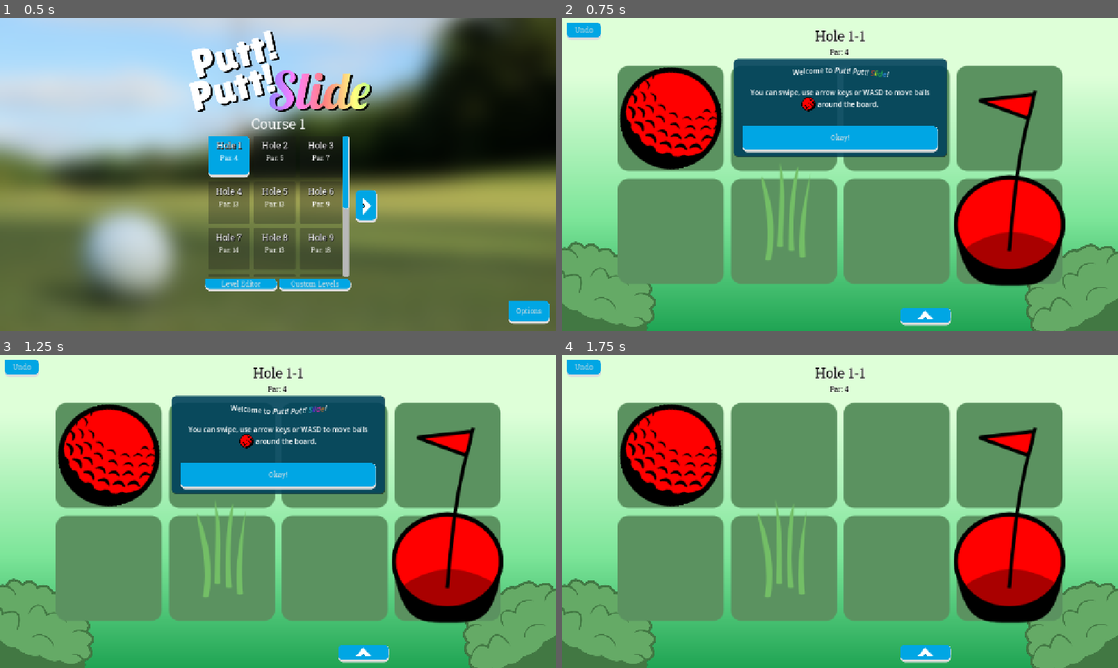
Above: before the commit, frames 1-4 (two rows, left to right).
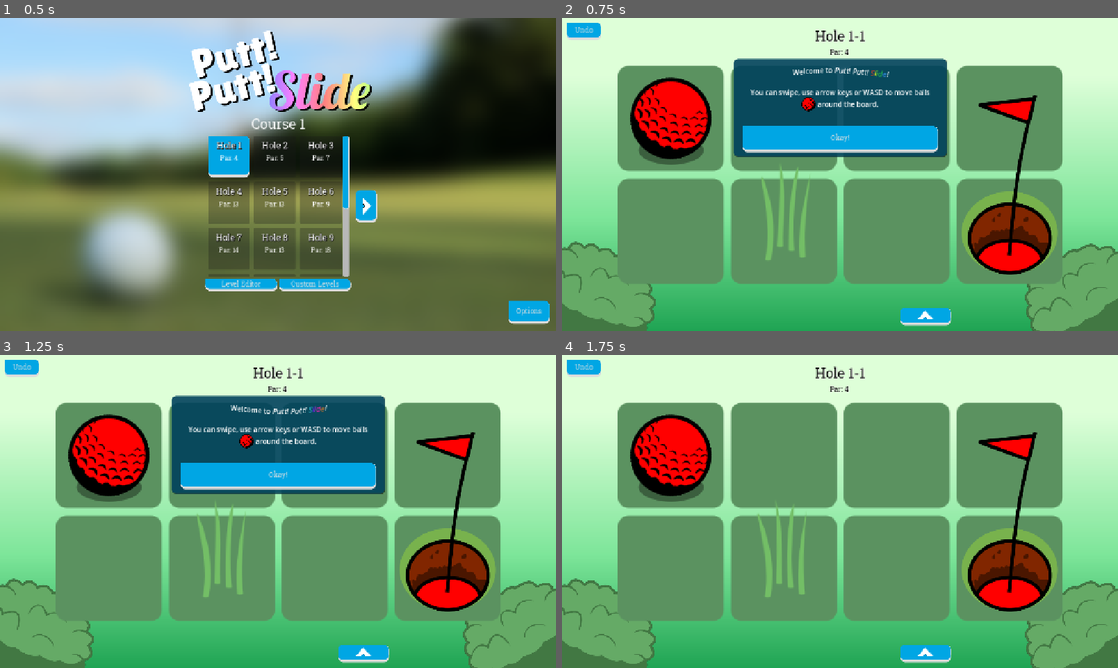
Above: after the commit, the same moments.

Repository: twincannon/GemSlide
Game: Godot game, scene res://scenes/splash_screen.tscn
Same seed, same stepped clock (60 frames per second), same inputs: the game is played once before the commit and once after it. Sound files missing from this copy of the repository are replaced by a short silence.
Inputs (mouse positions are in pixels of both pictures, inside the frame that each line leads up to):
- Up to frame 1 (0.5 s): no input
- Up to frame 2 (0.75 s): click (789, 155) at 0.5 s
- Up to frame 3 (1.25 s): no input
- Up to frame 4 (1.75 s): click "Okay!" at 1.25 s

Frame 1 is identical in both runs. In frame 2, 9.4% of the frame differs, in the area x 10-91%, y 15-86%; in frame 3, 9.4%; in frame 4, 9.4%.

Commit message:
Lots of misc polish

Diff:
--- a/scenes/entities/black_gem.tscn
+++ b/scenes/entities/black_gem.tscn
@@ -1,7 +1,8 @@
-[gd_scene load_steps=3 format=3 uid="uid://o47svojgycl4"]
+[gd_scene load_steps=4 format=3 uid="uid://o47svojgycl4"]
 
-[ext_resource type="Script" path="res://scripts/entities/black_gem.gd" id="1_sn6ji"]
+[ext_resource type="Script" uid="uid://chia1kqdk6eqm" path="res://scripts/entities/black_gem.gd" id="1_sn6ji"]
 [ext_resource type="Texture2D" uid="uid://calgy7y7s8ahy" path="res://assets/art/rock.png" id="2_ruqie"]
+[ext_resource type="Texture2D" uid="uid://dobutktmedt4a" path="res://assets/art/golfball_shadow.png" id="3_j1kfn"]
 
 [node name="Gem" type="Node2D"]
 script = ExtResource("1_sn6ji")
@@ -15,6 +16,7 @@
 [node name="GemSprite" type="Sprite2D" parent="BlockedAnchor/GemSpriteRotAnchor"]
 unique_name_in_owner = true
 z_index = 100
+scale = Vector2(0.8, 0.8)
 texture = ExtResource("2_ruqie")
 
 [node name="ColorblindHelper" type="Sprite2D" parent="."]
@@ -40,3 +42,9 @@
 text = "0,0"
 horizontal_alignment = 1
 metadata/_edit_use_anchors_ = true
+
+[node name="ShadowSprite" type="Sprite2D" parent="."]
+z_index = 99
+position = Vector2(0, 7)
+scale = Vector2(0.8, 0.8)
+texture = ExtResource("3_j1kfn")
--- a/scenes/entities/gem.tscn
+++ b/scenes/entities/gem.tscn
@@ -1,8 +1,9 @@
-[gd_scene load_steps=4 format=3 uid="uid://dxu48am552pd1"]
+[gd_scene load_steps=5 format=3 uid="uid://dxu48am552pd1"]
 
-[ext_resource type="Script" path="res://scripts/entities/gem.gd" id="1_jy8aq"]
+[ext_resource type="Script" uid="uid://dtxn6e5t2eeig" path="res://scripts/entities/gem.gd" id="1_jy8aq"]
 [ext_resource type="Texture2D" uid="uid://vif5nwbt81su" path="res://assets/art/golfball.png" id="2_7klkk"]
 [ext_resource type="PackedScene" uid="uid://cn73bwxkrv5v8" path="res://scenes/components/color_component.tscn" id="3_87hb2"]
+[ext_resource type="Texture2D" uid="uid://dobutktmedt4a" path="res://assets/art/golfball_shadow.png" id="4_oxrsg"]
 
 [node name="Gem" type="Node2D"]
 script = ExtResource("1_jy8aq")
@@ -16,6 +17,7 @@
 [node name="GemSprite" type="Sprite2D" parent="BlockedAnchor/GemSpriteRotAnchor"]
 unique_name_in_owner = true
 z_index = 100
+scale = Vector2(0.8, 0.8)
 texture = ExtResource("2_7klkk")
 
 [node name="ColorblindHelper" type="Sprite2D" parent="."]
@@ -43,3 +45,9 @@
 text = "0,0"
 horizontal_alignment = 1
 metadata/_edit_use_anchors_ = true
+
+[node name="GemShadow" type="Sprite2D" parent="."]
+z_index = 99
+position = Vector2(0, 12.5)
+scale = Vector2(0.7, 0.7)
+texture = ExtResource("4_oxrsg")
--- a/scenes/entities/goal.tscn
+++ b/scenes/entities/goal.tscn
@@ -1,16 +1,18 @@
-[gd_scene load_steps=5 format=3 uid="uid://bw4p6yh1m5eyw"]
+[gd_scene load_steps=6 format=3 uid="uid://bw4p6yh1m5eyw"]
 
-[ext_resource type="Script" path="res://scripts/entities/goal.gd" id="1_x6rxc"]
+[ext_resource type="Script" uid="uid://bip3w81tvwk8c" path="res://scripts/entities/goal.gd" id="1_x6rxc"]
 [ext_resource type="Texture2D" uid="uid://ccbejkpiikuic" path="res://assets/art/goal.png" id="2_0hsrs"]
+[ext_resource type="Texture2D" uid="uid://cr1xlsutokgyt" path="res://assets/art/goal_hole.png" id="2_ak1wi"]
 [ext_resource type="Texture2D" uid="uid://clxnngv3rewhj" path="res://assets/art/goal_flag.png" id="3_cttjw"]
-[ext_resource type="Script" path="res://scripts/components/color_component.gd" id="3_qbm86"]
+[ext_resource type="Script" uid="uid://dbxw0sra31s7w" path="res://scripts/components/color_component.gd" id="3_qbm86"]
 
 [node name="Goal" type="Node2D"]
 script = ExtResource("1_x6rxc")
 
 [node name="GoalSprite" type="Sprite2D" parent="."]
 z_index = 80
-texture = ExtResource("2_0hsrs")
+scale = Vector2(0.5, 0.5)
+texture = ExtResource("2_ak1wi")
 
 [node name="FlagRot" type="Node2D" parent="."]
 position = Vector2(0, 20)
@@ -19,7 +21,8 @@
 unique_name_in_owner = true
 z_index = 100
 y_sort_enabled = true
-position = Vector2(3, -84)
+position = Vector2(3, -79)
+scale = Vector2(0.5, 0.5)
 texture = ExtResource("3_cttjw")
 
 [node name="ColorComponent" type="Node2D" parent="." node_paths=PackedStringArray("node_to_colorize")]
@@ -27,3 +30,7 @@
 node_to_colorize = NodePath("../GoalSprite")
 
 [node name="AudioPlayer" type="AudioStreamPlayer2D" parent="."]
+
+[node name="GoalSpriteNonModulated" type="Sprite2D" parent="."]
+scale = Vector2(0.5, 0.5)
+texture = ExtResource("2_0hsrs")
--- a/scenes/game.tscn
+++ b/scenes/game.tscn
@@ -210,7 +210,6 @@
 
 [node name="RetryButton" type="Button" parent="Canvas/HUD/ResultARContainer/ResultContainer/PanelContainer/VBoxContainer/MarginContainer2/ResultButtonsContainer"]
 unique_name_in_owner = true
-visible = false
 layout_mode = 2
 size_flags_horizontal = 3
 text = "Retry"
--- a/scenes/levels/world1/level01-05a.json
+++ b/scenes/levels/world1/level01-05a.json
@@ -38,5 +38,5 @@
 	],
 	"GridSize": "Vector2i(4, 4)",
 	"ParMoves": 9,
-	"Tutorial": ""
+	"Tutorial": "[center][b]Rocks[/b] [img width=32 height=32]res://assets/art/rock.png[/img] are just there to get in your way. They move like balls do, but don't enter goals.[/center]"
 }
--- a/scenes/levels/world1/level01-05a.tscn
+++ b/scenes/levels/world1/level01-05a.tscn
@@ -8,6 +8,7 @@
 offset_bottom = 288.0
 columns = 4
 script = ExtResource("1_fnpi6")
+tutorial = "[center][b]Rocks[/b] [img width=32 height=32]res://assets/art/rock.png[/img] are just there to get in your way. They move like balls do, but don't enter goals.[/center]"
 par_moves = 9
 dev_best = 8
 
--- a/scripts/entities/gem.gd
+++ b/scripts/entities/gem.gd
@@ -66,6 +66,7 @@
 func on_goal_entered(_goal):
 	moves = false
 	gem_in_goal = true
+	$GemShadow.visible = false
 
 func goal_animation_finished():
 	goal_tween.stop() # Ensure our Tween doesn't report as running this frame
--- a/scripts/entities/goal.gd
+++ b/scripts/entities/goal.gd
@@ -23,13 +23,16 @@
 
 func on_goal_filled(_filling_gem):
 	filled = true
-	%FlagSprite.visible = false
+	#%FlagSprite.visible = false
 	Globals.get_game_node().on_goal_filled(self)
 	var goal_tween = create_tween().set_parallel(true)
 	var dur = 1.0
 	goal_tween.tween_property(entity_sprite, "modulate:r", entity_sprite.modulate.r * 0.5, dur)
 	goal_tween.tween_property(entity_sprite, "modulate:g", entity_sprite.modulate.g * 0.5, dur)
 	goal_tween.tween_property(entity_sprite, "modulate:b", entity_sprite.modulate.b * 0.5, dur)
+	var flag_tween = create_tween().set_parallel(true)
+	flag_tween.tween_property(%FlagSprite, "position:y", -200, 0.5)
+	flag_tween.tween_property(%FlagSprite, "modulate:a", 0, 0.5)
 
 	var filled_vfx = filled_vfx_scene.instantiate() as GPUParticles2D
 	add_child(filled_vfx)
--- a/scripts/game.gd
+++ b/scripts/game.gd
@@ -243,16 +243,9 @@
 	for i in entities:
 		i._entity_pre_move(dir)
 
-	# Iterate forwards or backwards depending on our direction, probably a better way to do this? The reason for this is to prevent wrong-order iteration on our entities
-	# Wait does this even make sense? The order of entities doesn't correlate to their position on the grid
-	#if dir == Vector2i.UP or dir == Vector2i.LEFT:
 	for i in entities:
 		if i.on_try_move(dir) or i._should_increment_moves(dir):
 			did_any_entity_move = true
-	#elif dir == Vector2i.DOWN or dir == Vector2i.RIGHT:
-	#	for i in range(entities.size() - 1, -1, -1):
-	#		if entities[i].on_try_move(dir) or entities[i]._should_increment_moves(dir):
-	#			did_any_entity_move = true
 
 	if did_any_entity_move:
 		$Audio/MoveAudioPlayer.stream = move_sounds[randi() % move_sounds.size()]
@@ -263,6 +256,14 @@
 		for e in entities:
 			if e.moving:
 				e.on_movement_done.connect(check_for_last_movement)
+		#Experimental skew tween
+		for t in tiles:
+			var tween = create_tween()
+			var skew_strength = 0.025
+			var skew_amount = skew_strength if (dir == Vector2i.UP or dir == Vector2i.RIGHT) else -skew_strength
+			tween.tween_property(t, "skew", skew_amount, 0.08)
+			tween.tween_property(t, "skew", 0.0, 0.08)
+
 	else:
 		undo_manager.remove_newest_game_state() #Pop the added gamestate.
 
@@ -291,13 +292,6 @@
 		var gem = e as Gem
 		if gem and gem.gem_in_goal and !gem.is_gem_goal_anim_done():
 			return
-
-	#var all_goals_filled = true
-	#for e in entities:
-	#	var goal = e as Goal
-	#	if goal and !goal.is_goal_filled():
-	#		all_goals_filled = false
-	#if !all_goals_filled: return
 
 	check_goal()
 
@@ -430,12 +424,14 @@
 	%ResultContainer.visible = true
 	%TutorialContainer.visible = false
 	if won:
+		%LoseLabel.visible = false
 		%WinLabel.visible = true
 		if get_next_level():
 			%ContinueButton.visible = true
 	else:
 		%LoseLabel.visible = true
-		%RetryButton.visible = true
+		%WinLabel.visible = false
+		%ContinueButton.visible = false
 
 func _on_tut_ok_button_pressed():
 	set_game_paused(false)
Binary file changed: assets/art/goal.png
Binary file changed: assets/art/goal_flag.png
Binary file added: assets/art/goal_hole.png
Not shown, added: assets/art/goal_hole.png.import
Binary file added: assets/art/golfball_shadow.png
Not shown, added: assets/art/golfball_shadow.png.import
Not shown: 1 places in scenes/levels/world1/level01-02.tscn that only renumber resources
Not shown: 1 places in scenes/levels/world1/level01-05.tscn that only renumber resources
Not shown: 1 places in scenes/levels/world1/level01-05a.tscn that only renumber resources
Not shown: 1 places in scenes/levels/world1/level01-05b.tscn that only renumber resources
Not shown: 1 places in scenes/levels/world1/level01-05c.tscn that only renumber resources
